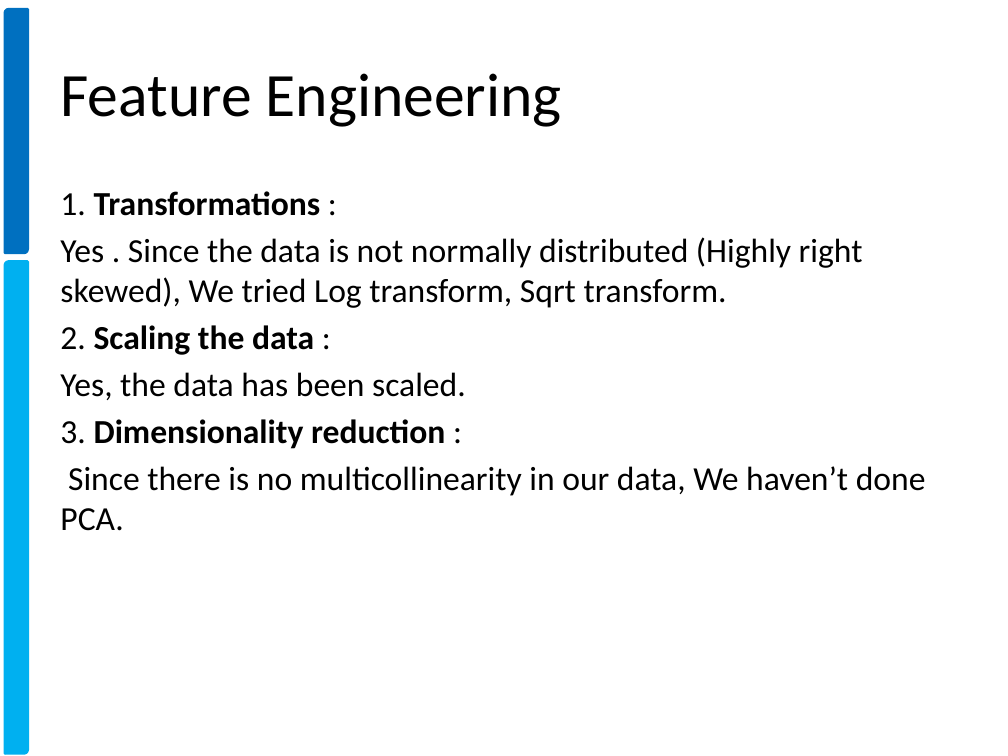
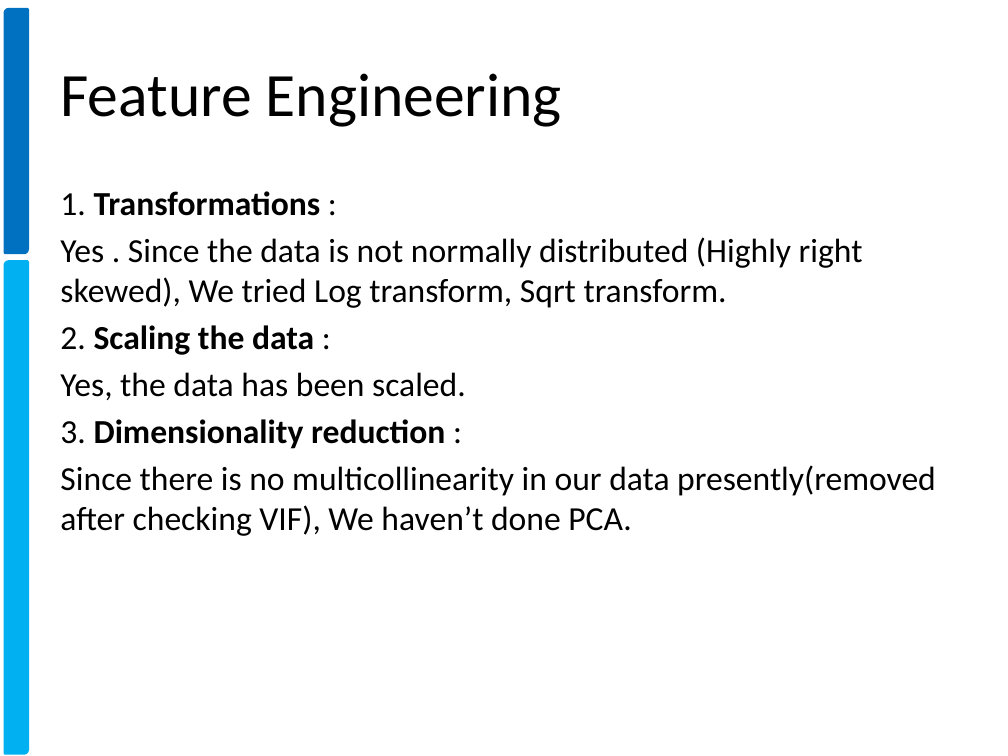
Before and after one commit to xavierigneous/Vehicle-Loan-Default-Prediction, a slide deck: slide 9 of Vehicle Loan Default Prediction.pptx (slide 8 before the commit). Drawn at 1008x756 pixels with LibreOffice and Linux fonts; fonts in the diff are those of the drawing; background and template pictures are left out. Boxes give left, top, right and bottom in pixels: in the first picture for what was removed or moved away, otherwise in the second. Text is boxed around its words. In the diff, an @@ line names an element or a change of style, - is before the commit and + after.

```diff
--- a/Vehicle Loan Default Prediction.pptx
+++ b/Vehicle Loan Default Prediction.pptx
@@ text at box(60, 465, 936, 536): text changed @@
-Since there is no multicollinearity in our data, We haven’t done PCA.
+Since there is no multicollinearity in our data presently(removed after checking VIF), We haven’t done PCA.
```
Also in this commit, not shown: 1 slide added.
